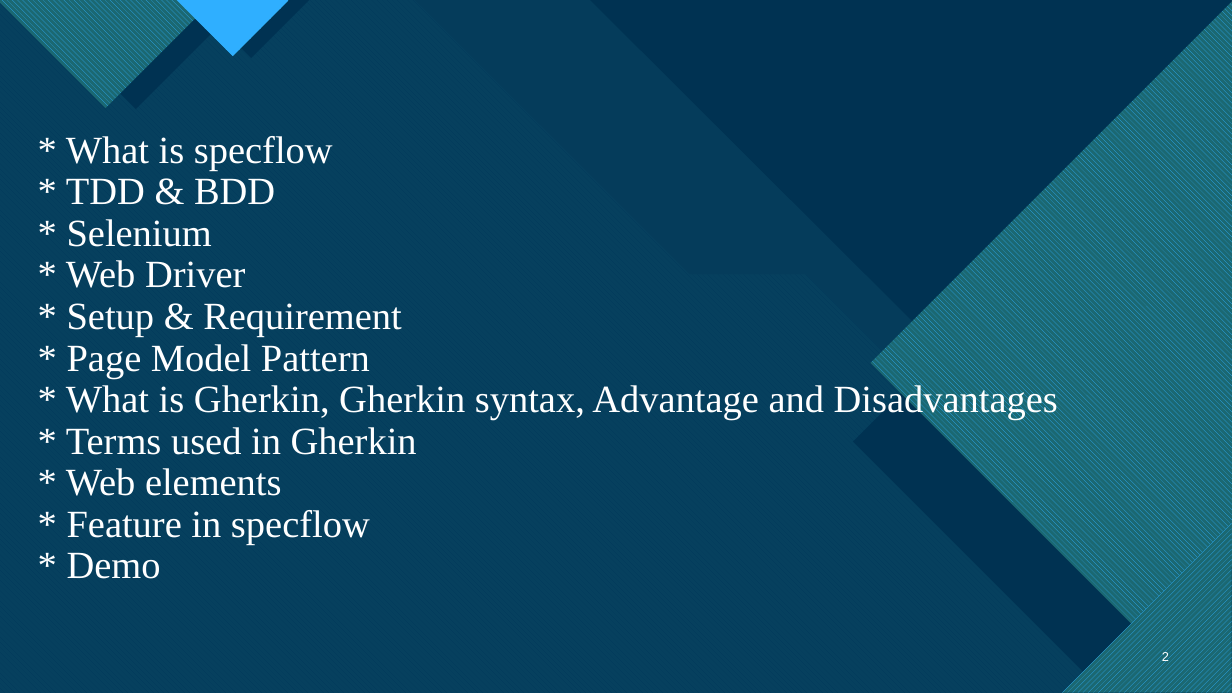
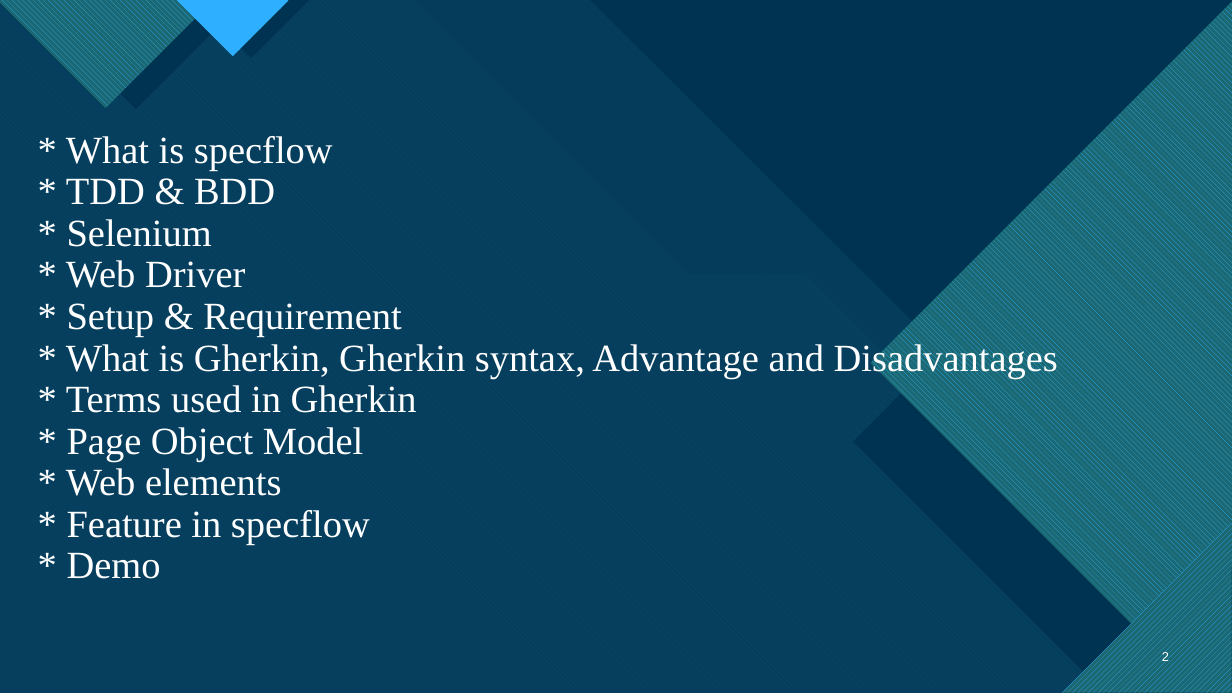
Before and after one commit to ngohungphuc/Presentation, a slide deck: slide 2 of Selenium/Specflow/Web Automation Test with Specflow.pptx. Drawn at 1232x693 pixels with LibreOffice and Linux fonts; fonts in the diff are those of the drawing. Boxes give left, top, right and bottom in pixels: in the first picture for what was removed or moved away, otherwise in the second. Text is boxed around its words. In the diff, an @@ line names an element or a change of style, - is before the commit and + after.

```diff
--- a/Selenium/Specflow/Web Automation Test with Specflow.pptx
+++ b/Selenium/Specflow/Web Automation Test with Specflow.pptx
@@ title at (66, 136, 1058, 579): text changed @@
-* What is specflow
-* TDD & BDD
-* Selenium
-* Web Driver
-* Setup & Requirement
-* Page Model Pattern
-* What is Gherkin, Gherkin syntax, Advantage and Disadvantages
-* Terms used in Gherkin
-* Web elements
-* Feature in specflow
-* Demo
+* What is specflow
+* TDD & BDD
+* Selenium
+* Web Driver
+* Setup & Requirement
+* What is Gherkin, Gherkin syntax, Advantage and Disadvantages
+* Terms used in Gherkin
+* Page Object Model
+* Web elements
+* Feature in specflow
+* Demo
```
Also in this commit, not shown: 7 slides added.
